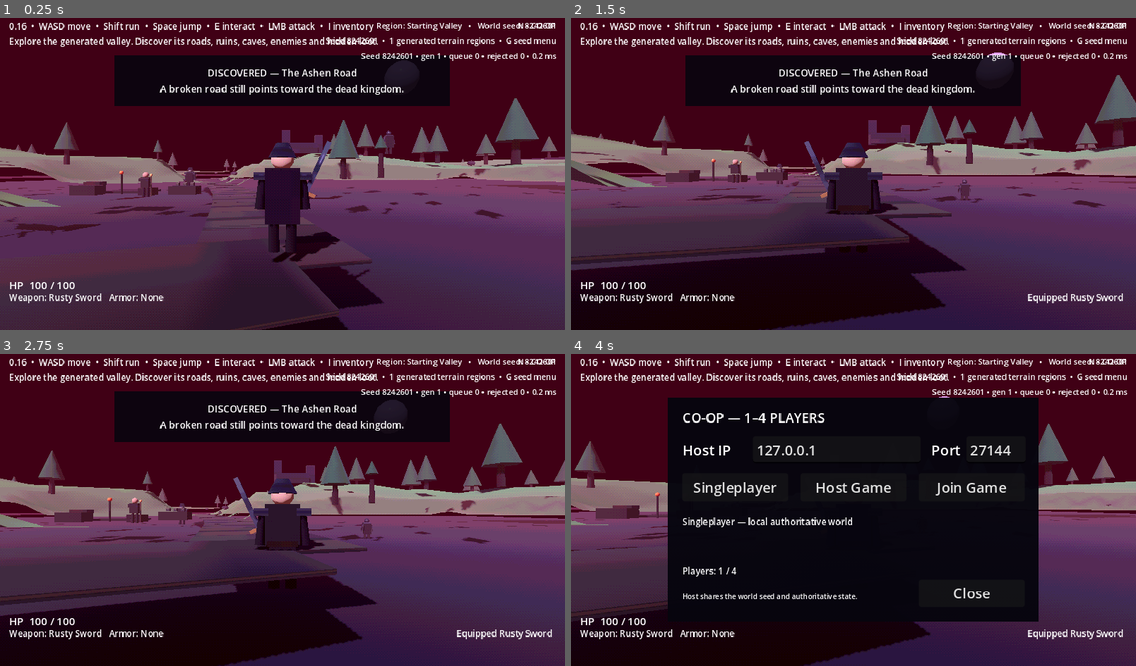
Above: before the commit, frames 1-4 (two rows, left to right).
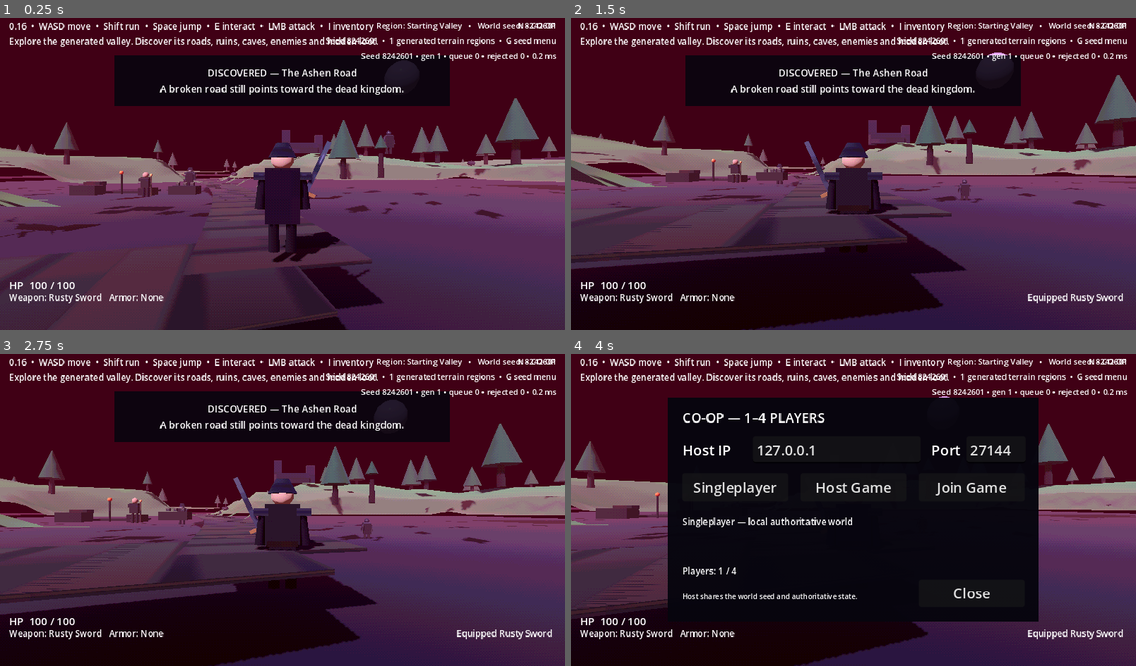
Above: after the commit, the same moments.

Repository: jasonjllind-cpu/aispel
Game: Godot game, scene res://main.tscn
Two runs of this game, one before a commit and one after it. Both use one fixed random seed, a clock stepped at 60 frames per second and the inputs below.
Inputs (mouse positions are in pixels of both pictures, inside the frame that each line leads up to):
- Up to frame 1 (0.25 s): no input
- Up to frame 2 (1.5 s): tap Enter at 0.5 s; move the mouse to (881, 170) at 0.52 s; press the mouse at (881, 170) at 0.53 s; hold W (move_forward) from 0.53 s (still down); tap Space (jump) at 0.77 s; move the mouse to (825, 174) at 1.27 s; release the mouse at (825, 174) at 1.28 s; tap R (equip_next) at 1.35 s
- Up to frame 3 (2.75 s): keep holding W (move_forward); tap Space (jump) at 1.52, 2 s; move the mouse to (293, 500) at 2.02 s; hold E (interact) from 2.03 s (still down)
- Up to frame 4 (4 s): keep holding W (move_forward); tap Enter at 2.75 s; move the mouse to (847, 513) at 2.77 s; release E (interact) at 2.78 s; tap Shift (sprint) at 2.85 s; tap Space (jump) at 3.02, 3.77 s; move the mouse to (893, 510) at 3.52 s; tap N at 3.6 s

The runs differ from the first frame. In frame 1, 0.3% of the frame differs, in the area x 0-66%, y 36-100%; in frame 2, 0.4%; in frame 3, 0.4%, in the area x 0-65%, y 31-100%; in frame 4, less than 0.1%.

Commit message:
Densify curved roads to prevent terrain gaps

Diff:
--- a/scripts/world/world_generator.gd
+++ b/scripts/world/world_generator.gd
@@ -201,7 +201,15 @@
 		rng.seed = generation_seed(region_id, "primary_route_segment_%d" % segment_index)
 		var bend: float = rng.randf_range(-region_radius * 0.22, region_radius * 0.22)
 		var secondary: float = rng.randf_range(-region_radius * 0.07, region_radius * 0.07)
-		var steps: int = max(6, int(ceil(start.distance_to(finish) / 4.0)))
+		# Bound the largest possible curve derivative, not only the straight-line
+		# distance. This keeps road samples close even for strongly bent seeds.
+		var forward_length: float = start.distance_to(finish)
+		var maximum_side_derivative: float = PI * abs(bend) + TAU * abs(secondary)
+		var maximum_curve_derivative: float = sqrt(
+			forward_length * forward_length
+			+ maximum_side_derivative * maximum_side_derivative
+		)
+		var steps: int = max(6, int(ceil(maximum_curve_derivative / 3.5)))
 		for step_index in range(steps + 1):
 			if segment_index > 0 and step_index == 0:
 				continue
